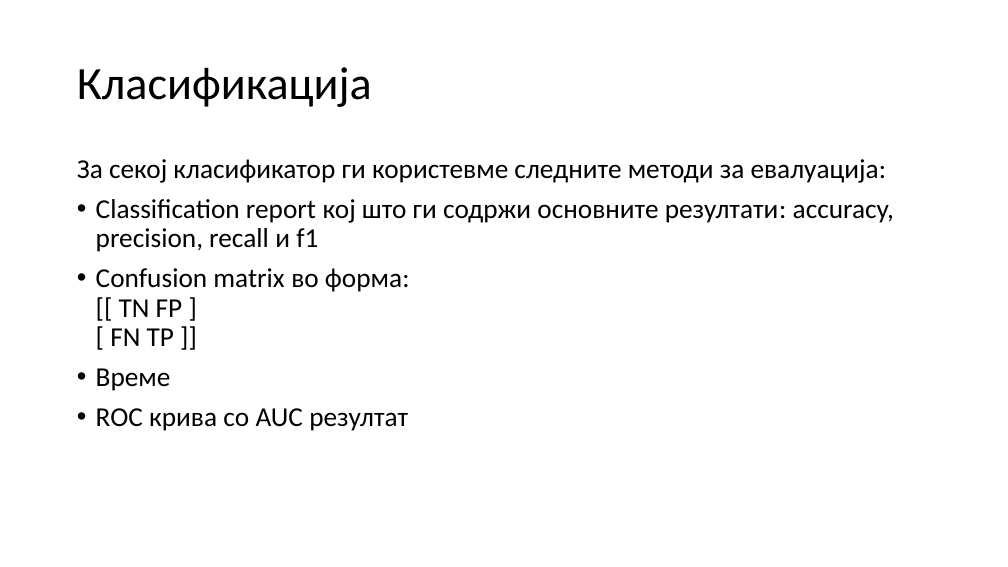
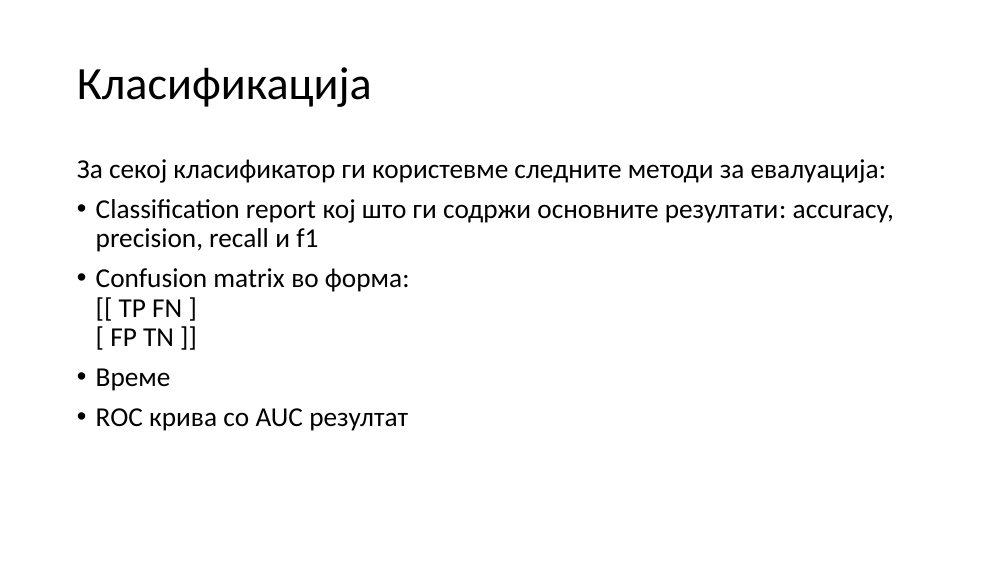
Before and after one commit to HristinaMitrova/Data-Mining-Project-, a slide deck: slide 12 of ПодаточноРударство.pptx. Drawn at 1008x567 pixels with LibreOffice and Linux fonts; fonts in the diff are those of the drawing. Boxes give left, top, right and bottom in pixels: in the first picture for what was removed or moved away, otherwise in the second. Text is boxed around its words. In the diff, an @@ line names an element or a change of style, - is before the commit and + after.

```diff
--- a/ПодаточноРударство.pptx
+++ b/ПодаточноРударство.pptx
@@ text at (96, 268, 410, 346): text changed @@
-• Confusion matrix во форма:
-  [[ TN FP ]
-  [ FN TP ]]
+• Confusion matrix во форма:
+  [[ TP FN ]
+  [ FP TN ]]
```
Also in this commit, not shown: 1 other slide changed.
